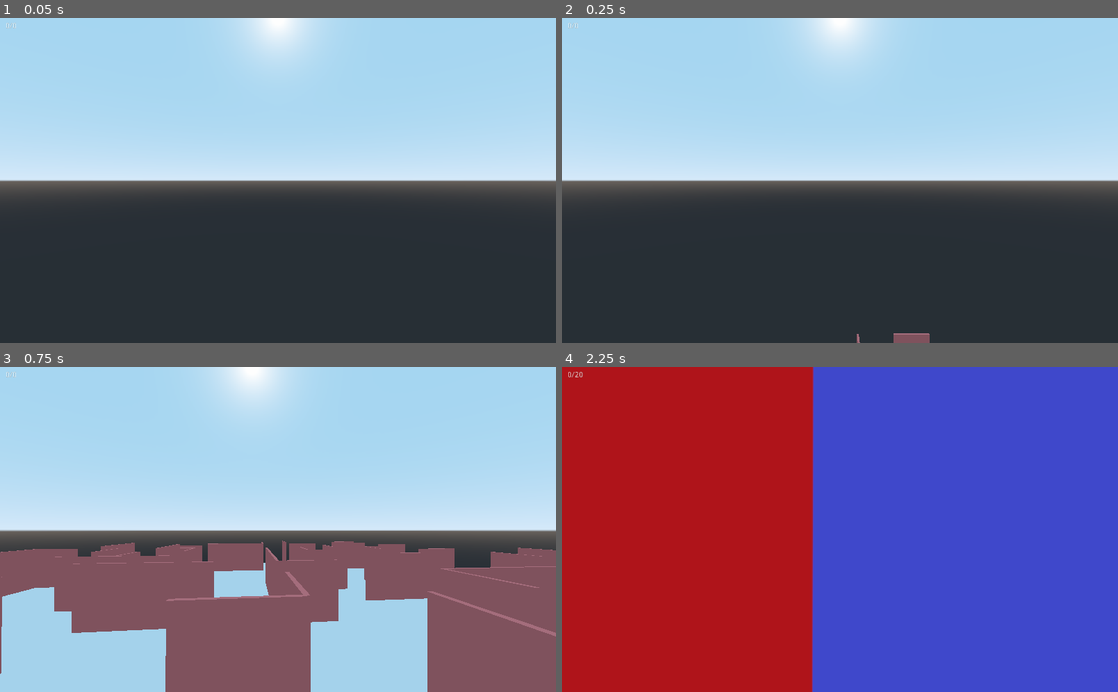
Above: before the commit, frames 1-4 (two rows, left to right).
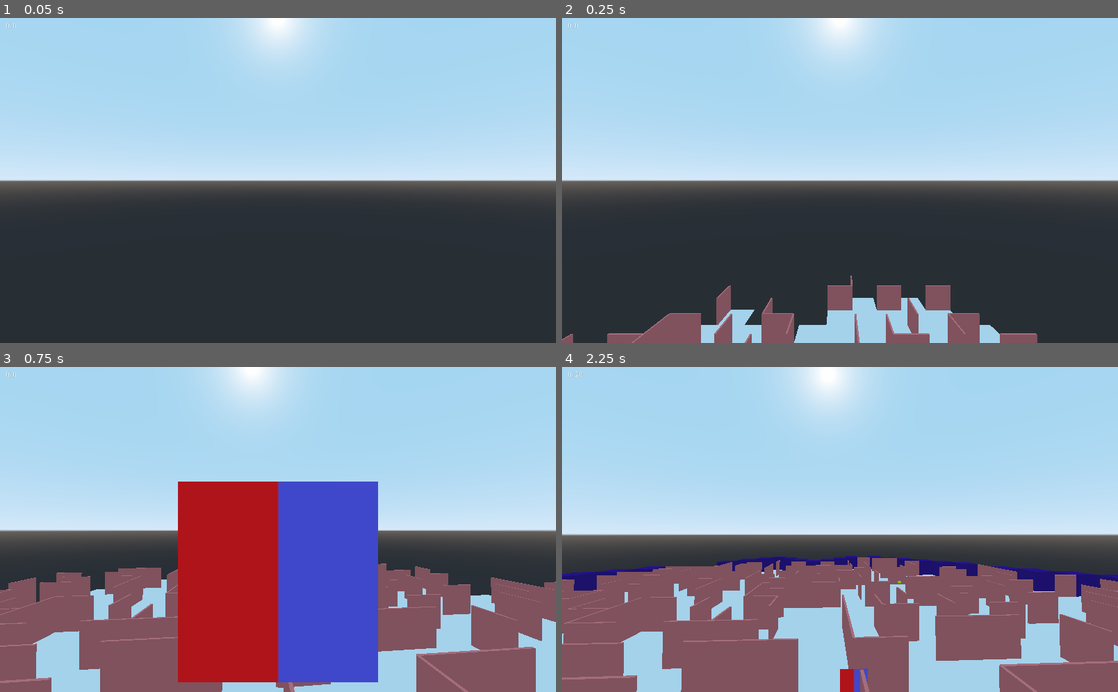
Above: after the commit, the same moments.

Repository: MetSpek/UntitledDungeonGame
Game: Godot game, scene res://Scenes/World/Level.tscn
The game is run twice, just before and just after one commit, with the same random seed, the same clock (stepped at 60 frames per second) and the same inputs.
Inputs (mouse positions are in pixels of both pictures, inside the frame that each line leads up to):
- Up to frame 1 (0.05 s): no input
- Up to frame 2 (0.25 s): no input
- Up to frame 3 (0.75 s): move the mouse to (305, 529) at 0.52 s; hold W (move_forward) from 0.53 s (still down); tap Q (player_die) at 0.6 s
- Up to frame 4 (2.25 s): keep holding W (move_forward); move the mouse to (812, 529) at 1.27 s; tap Q (player_die) at 1.35, 2.1 s; move the mouse to (851, 523) at 2.02 s

Frame 1 is identical in both runs. In frame 2, 7.2% of the frame differs, in the area x 0-86%, y 79-100%; in frame 3, 38%; in frame 4, 100%, in the area x 0-100%, y 0-100%.

Commit message:
Version 0.0.2

Diff:
--- /dev/null
+++ b/Untitled Dungeon Game/Scenes/Enemy/Enemy.tscn
@@ -0,0 +1,59 @@
+[gd_scene load_steps=6 format=2]
+
+[ext_resource path="res://Resources/Prototype/PlayerTexture.png" type="Texture" id=1]
+[ext_resource path="res://Scripts/Enemy/Enemy.gd" type="Script" id=2]
+
+[sub_resource type="SpriteFrames" id=1]
+animations = [ {
+"frames": [ ExtResource( 1 ) ],
+"loop": true,
+"name": "default",
+"speed": 5.0
+} ]
+
+[sub_resource type="CapsuleShape" id=2]
+radius = 0.3
+height = 0.4
+
+[sub_resource type="CapsuleShape" id=3]
+radius = 0.35
+height = 0.4
+
+[node name="Enemy" type="KinematicBody"]
+transform = Transform( 1, 0, 0, 0, 1, 0, 0, 0, 1, 0, 0.5, 0 )
+collision_layer = 4
+script = ExtResource( 2 )
+
+[node name="AnimatedSprite3D" type="AnimatedSprite3D" parent="."]
+transform = Transform( 0.1, 0, 0, 0, 0.1, 0, 0, 0, 1, 0, 0, 0 )
+billboard = 1
+frames = SubResource( 1 )
+
+[node name="CollisionShape" type="CollisionShape" parent="."]
+transform = Transform( 1, 0, 0, 0, -4.37114e-08, -1, 0, 1, -4.37114e-08, 0, 0, 0 )
+visible = false
+shape = SubResource( 2 )
+
+[node name="Hitbox" type="Area" parent="."]
+collision_layer = 4
+collision_mask = 2
+
+[node name="CollisionShape2" type="CollisionShape" parent="Hitbox"]
+transform = Transform( 1, 0, 0, 0, -4.37114e-08, -1, 0, 1, -4.37114e-08, 0, 0, 0 )
+shape = SubResource( 3 )
+
+[node name="RayCast" type="RayCast" parent="."]
+enabled = true
+cast_to = Vector3( 0, 0, -1 )
+
+[node name="Los" type="RayCast" parent="."]
+enabled = true
+cast_to = Vector3( 0, 0, -10 )
+collision_mask = 3
+
+[node name="WaitTimer" type="Timer" parent="."]
+wait_time = 2.0
+one_shot = true
+
+[connection signal="body_entered" from="Hitbox" to="." method="_on_Hitbox_body_entered"]
+[connection signal="timeout" from="WaitTimer" to="." method="_on_WaitTimer_timeout"]
--- a/Untitled Dungeon Game/Scenes/World/Level.tscn
+++ b/Untitled Dungeon Game/Scenes/World/Level.tscn
@@ -1,14 +1,22 @@
-[gd_scene load_steps=3 format=2]
+[gd_scene load_steps=4 format=2]
 
 [ext_resource path="res://Scenes/Player/Player.tscn" type="PackedScene" id=1]
 [ext_resource path="res://Scripts/World/Maze/MazeCreator.gd" type="Script" id=2]
+[ext_resource path="res://Scenes/Enemy/Enemy.tscn" type="PackedScene" id=3]
 
 [node name="Level" type="Node"]
 
 [node name="Maze" type="Spatial" parent="."]
 script = ExtResource( 2 )
+size = 1000
 
 [node name="Points" type="Spatial" parent="."]
 
 [node name="Player" parent="." instance=ExtResource( 1 )]
 transform = Transform( 1, 0, 0, 0, 1, 0, 0, 0, 1, 0, 11.3984, 0 )
+
+[node name="Camera" type="Camera" parent="."]
+transform = Transform( 1, 0, 0, 0, -4.37114e-08, 1, 0, -1, -4.37114e-08, 0, 50, 0 )
+
+[node name="Enemy" parent="." instance=ExtResource( 3 )]
+transform = Transform( 1, 0, 0, 0, 1, 0, 0, 0, 1, 0, 0.5, 13 )
--- /dev/null
+++ b/Untitled Dungeon Game/Scripts/Enemy/Enemy.gd
@@ -0,0 +1,85 @@
+extends KinematicBody
+
+enum {
+	SEARCHING,
+	LASTLOC,
+	FOLLOWING,
+	RUNNING
+}
+
+var rng = RandomNumberGenerator.new()
+
+var player
+var last_know_location
+var place
+
+export var SPEED = 3
+export var FOLLOW_SPEED = 1
+export var FOLLOW_ACCEL = 0.01
+
+var state = SEARCHING
+onready var raycast = $RayCast
+onready var los = $Los
+
+func _ready():
+	player = get_node("/root").find_node("Player", true, false)
+
+func _physics_process(delta):
+	if state == SEARCHING:
+		searchHunt()
+		if check_los():
+			state = FOLLOWING
+	elif state == FOLLOWING:
+		followHunt()
+		if not check_los():
+			state = LASTLOC
+	elif state == LASTLOC:
+		if $WaitTimer.wait_time <= 0:
+			place = player.global_translation
+			$WaitTimer.start()
+			print(place)
+		lastLocHunt(place)
+
+
+func searchHunt():
+	if not raycast.is_colliding():
+		move_and_slide(-transform.basis.z * SPEED, Vector3.UP, true)
+	else:
+		rotation_degrees.y += getNewDir()
+
+func followHunt():
+	var velocity = global_transform.origin.direction_to(player.global_transform.origin)
+	move_and_slide(velocity * FOLLOW_SPEED, Vector3.UP)
+	FOLLOW_SPEED += FOLLOW_ACCEL
+
+func lastLocHunt(place):
+	print(place)
+	var velocity = global_transform.origin.direction_to(player.global_transform.origin)
+	move_and_slide(velocity * SPEED, Vector3.UP)
+
+func getNewDir():
+	rng.randomize()
+	var random_number = rng.randi_range(0,2)
+	match random_number:
+		0:
+			return 90
+		1:
+			return -90
+		2:
+			return 180
+
+func check_los():
+	los.look_at_from_position(global_transform.origin, player.global_transform.origin, Vector3.UP)
+	if los.is_colliding():
+		if los.get_collider().name == "Player":
+			return true
+
+
+func _on_Hitbox_body_entered(body):
+	if body.has_method("die"):
+		body.die()
+
+
+func _on_WaitTimer_timeout():
+	print("dsofi")
+	state = SEARCHING
--- a/Untitled Dungeon Game/Scripts/Player/Player.gd
+++ b/Untitled Dungeon Game/Scripts/Player/Player.gd
@@ -56,9 +56,10 @@
 		velocity = move_and_slide(velocity, Vector3.UP, true)
 
 func die():
-	player_state == DEAD
-	var dead_player = player_body.instance()
-	dead_player.global_translation = global_translation
-	dead_player.rotation_degrees = rotation_degrees
-	get_tree().get_root().add_child(dead_player)
-	dead_player.die()
+	if player_state != DEAD:
+		player_state = DEAD
+		var dead_player = player_body.instance()
+		dead_player.global_translation = global_translation
+		dead_player.rotation_degrees = rotation_degrees
+		get_tree().get_root().add_child(dead_player)
+		dead_player.die()
